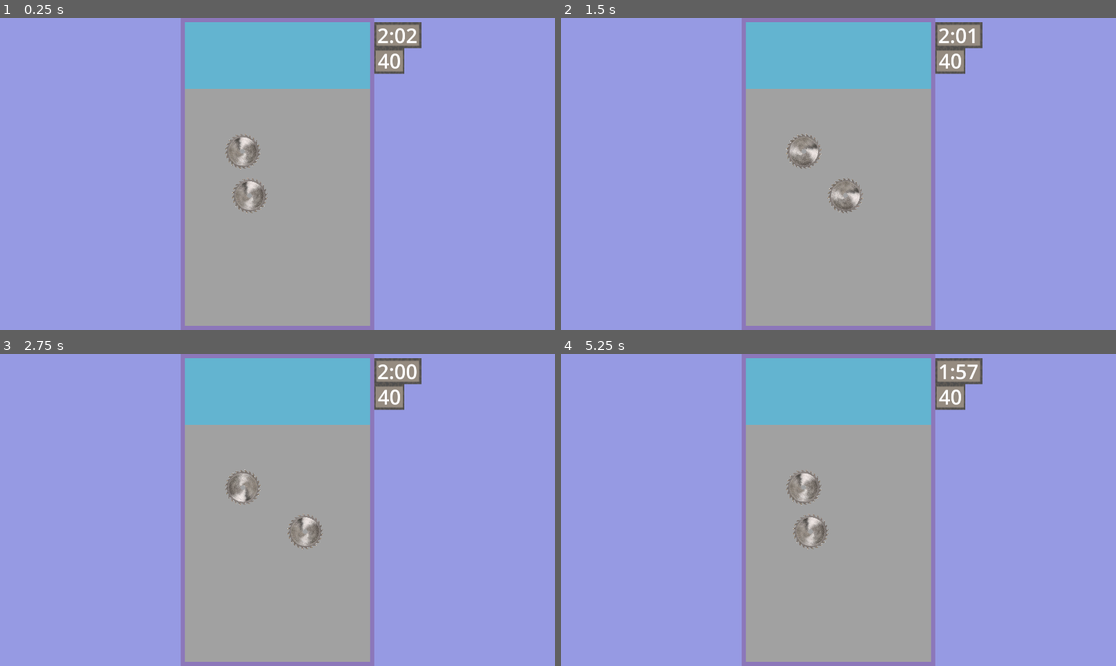
Above: before the commit, frames 1-4 (two rows, left to right).
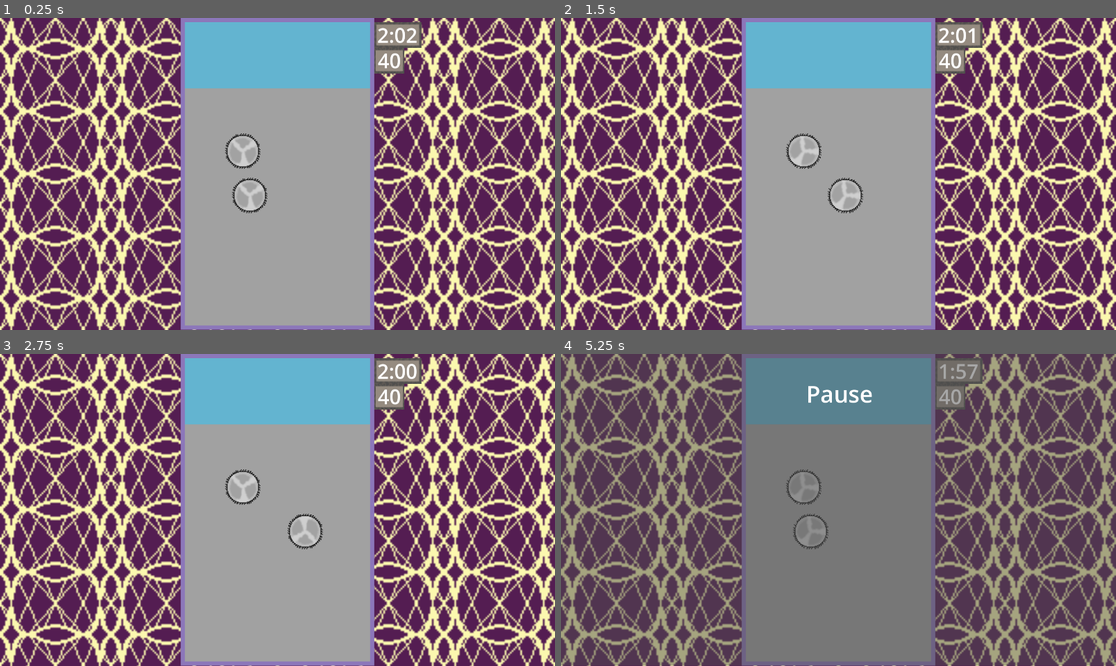
Above: after the commit, the same moments.

Repository: Awesomeness7/UNC-24-Fall-Jam-Senator-Pit
Game: Godot game, scene res://Scenes/main.tscn
Two runs of this game, one before a commit and one after it. Both use one fixed random seed, a clock stepped at 60 frames per second and the inputs below. Before the commit the project starts from res://Scenes/mainEnvironment.tscn.
Inputs (mouse positions are in pixels of both pictures, inside the frame that each line leads up to):
- Up to frame 1 (0.25 s): no input
- Up to frame 2 (1.5 s): move the mouse to (960, 158) at 0.52 s; click (960, 158) at 0.67 s; move the mouse to (727, 189) at 1.27 s; click (727, 189) at 1.42 s
- Up to frame 3 (2.75 s): move the mouse to (333, 441) at 2.02 s; click (333, 441) at 2.17 s
- Up to frame 4 (5.25 s): move the mouse to (810, 572) at 2.77 s; click (810, 572) at 2.92 s; move the mouse to (1005, 556) at 3.52 s; click (1005, 556) at 3.67 s; tap Escape (escape, bound only after the commit) at 4.15 s; move the mouse to (672, 463) at 4.27 s; click (672, 463) at 4.42 s; move the mouse to (866, 510) at 5.02 s; click (866, 510) at 5.17 s

The runs differ from the first frame. In frame 1, 65% of the frame differs, in the area x 0-100%, y 0-100%; in frame 2, 65%; in frame 3, 65%; in frame 4, 99%.

Commit message:
Added proper animation for sawblades

Diff:
--- a/Scenes/CommonScenes/Hazards/sawblade.tscn
+++ b/Scenes/CommonScenes/Hazards/sawblade.tscn
@@ -1,10 +1,48 @@
-[gd_scene load_steps=4 format=3 uid="uid://lqp2gomgmv2r"]
+[gd_scene load_steps=7 format=3 uid="uid://lqp2gomgmv2r"]
 
 [ext_resource type="Script" path="res://Scripts/sawblade.gd" id="1_d4k5j"]
-[ext_resource type="Texture2D" uid="uid://fiyc3hsnx78m" path="res://Sprites/temporarySawblade.png" id="2_2wsij"]
+[ext_resource type="Texture2D" uid="uid://cwwqycfxo4ycl" path="res://Sprites/sawbladeSpinCycle.bmp" id="2_57khk"]
 
 [sub_resource type="CircleShape2D" id="CircleShape2D_6yprw"]
 radius = 587.532
+
+[sub_resource type="Animation" id="Animation_b5fba"]
+resource_name = "spinny"
+length = 0.15
+loop_mode = 1
+tracks/0/type = "value"
+tracks/0/imported = false
+tracks/0/enabled = true
+tracks/0/path = NodePath("Sprite2D:frame")
+tracks/0/interp = 1
+tracks/0/loop_wrap = true
+tracks/0/keys = {
+"times": PackedFloat32Array(0, 0.0333333, 0.0666667, 0.1, 0.133333),
+"transitions": PackedFloat32Array(1, 1, 1, 1, 1),
+"update": 1,
+"values": [0, 1, 1, 2, 2]
+}
+
+[sub_resource type="Animation" id="Animation_lrec8"]
+length = 0.001
+tracks/0/type = "value"
+tracks/0/imported = false
+tracks/0/enabled = true
+tracks/0/path = NodePath("Sprite2D:frame")
+tracks/0/interp = 1
+tracks/0/loop_wrap = true
+tracks/0/keys = {
+"times": PackedFloat32Array(0),
+"transitions": PackedFloat32Array(1),
+"update": 1,
+"values": [0]
+}
+
+[sub_resource type="AnimationLibrary" id="AnimationLibrary_y2ixh"]
+_data = {
+"RESET": SubResource("Animation_lrec8"),
+"spinny": SubResource("Animation_b5fba")
+}
 
 [node name="sawblade" type="Node2D"]
 position = Vector2(64, 64)
@@ -18,4 +56,11 @@
 shape = SubResource("CircleShape2D_6yprw")
 
 [node name="Sprite2D" type="Sprite2D" parent="CharacterBody2D"]
-texture = ExtResource("2_2wsij")
+scale = Vector2(24.2947, 24.2947)
+texture = ExtResource("2_57khk")
+hframes = 3
+
+[node name="AnimationPlayer" type="AnimationPlayer" parent="CharacterBody2D"]
+libraries = {
+"": SubResource("AnimationLibrary_y2ixh")
+}
--- a/Scenes/CommonScenes/InterfaceElements/senatorCounter.gd
+++ b/Scenes/CommonScenes/InterfaceElements/senatorCounter.gd
@@ -11,7 +11,7 @@
 	senatorsRemainingLabel = get_node("./senatorsRemaining")
 
 # Called every frame. 'delta' is the elapsed time since the previous frame.
-func _process(delta: float) -> void:
+func _process(_delta: float) -> void:
 	pass
 
 func senatorPlaced():
--- a/Scenes/LevelOne/levelOne.tscn
+++ b/Scenes/LevelOne/levelOne.tscn
@@ -22,3 +22,4 @@
 senatorsRemaining = 40
 
 [connection signal="senatorPlaced" from="pitGeneric" to="senatorCounter" method="senatorPlaced"]
+[connection signal="senatorsDepleted" from="senatorCounter" to="." method="senatorsDepleted"]
--- /dev/null
+++ b/Scenes/main.tscn
@@ -0,0 +1,55 @@
+[gd_scene load_steps=5 format=3 uid="uid://jj6nbq41t02g"]
+
+[ext_resource type="Script" path="res://Scripts/main.gd" id="1_2wllb"]
+[ext_resource type="PackedScene" uid="uid://id4r10exgoa6" path="res://Scenes/LevelOne/levelOne.tscn" id="2_anvor"]
+[ext_resource type="Texture2D" uid="uid://cjdel8qrqyxbe" path="res://Sprites/backgroundTiling.bmp" id="2_awryi"]
+
+[sub_resource type="LabelSettings" id="LabelSettings_iayba"]
+font_size = 80
+
+[node name="main" type="Node2D"]
+position = Vector2(0, -1)
+script = ExtResource("1_2wllb")
+
+[node name="background" type="Node2D" parent="."]
+
+[node name="placeholderSprite" type="ColorRect" parent="background"]
+offset_right = 1920.0
+offset_bottom = 1080.0
+color = Color(0.588128, 0.603388, 0.888314, 1)
+metadata/_edit_use_anchors_ = true
+
+[node name="TextureRect" type="TextureRect" parent="background"]
+offset_right = 1920.0
+offset_bottom = 1080.0
+scale = Vector2(6, 6)
+texture = ExtResource("2_awryi")
+expand_mode = 2
+stretch_mode = 1
+
+[node name="pitFrame" type="Node2D" parent="."]
+position = Vector2(625, 0)
+
+[node name="placeholderSprite" type="ColorRect" parent="pitFrame"]
+offset_right = 670.0
+offset_bottom = 1080.0
+color = Color(0.54987, 0.468534, 0.728277, 1)
+
+[node name="activeLevel" parent="." instance=ExtResource("2_anvor")]
+position = Vector2(640, 15)
+
+[node name="pauseMenu" type="Node2D" parent="."]
+visible = false
+
+[node name="dimmerRect" type="ColorRect" parent="pauseMenu"]
+offset_right = 1920.0
+offset_bottom = 1080.0
+color = Color(0.301961, 0.301961, 0.301961, 0.494118)
+
+[node name="Label" type="Label" parent="pauseMenu"]
+offset_left = 848.0
+offset_top = 83.0
+offset_right = 1079.0
+offset_bottom = 193.0
+text = "Pause"
+label_settings = SubResource("LabelSettings_iayba")
--- a/Scenes/mainEnvironment.tscn
+++ /dev/null
@@ -1,24 +0,0 @@
-[gd_scene load_steps=2 format=3 uid="uid://jj6nbq41t02g"]
-
-[ext_resource type="PackedScene" uid="uid://id4r10exgoa6" path="res://Scenes/LevelOne/levelOne.tscn" id="1_ki5aj"]
-
-[node name="gameplayLevel" type="Node2D"]
-
-[node name="background" type="Node2D" parent="."]
-
-[node name="placeholderSprite" type="ColorRect" parent="background"]
-offset_right = 1920.0
-offset_bottom = 1080.0
-color = Color(0.588128, 0.603388, 0.888314, 1)
-metadata/_edit_use_anchors_ = true
-
-[node name="pitFrame" type="Node2D" parent="."]
-position = Vector2(625, 0)
-
-[node name="placeholderSprite" type="ColorRect" parent="pitFrame"]
-offset_right = 670.0
-offset_bottom = 1080.0
-color = Color(0.54987, 0.468534, 0.728277, 1)
-
-[node name="Node2D" parent="." instance=ExtResource("1_ki5aj")]
-position = Vector2(640, 15)
--- a/Scripts/levelClock.gd
+++ b/Scripts/levelClock.gd
@@ -18,7 +18,7 @@
 		timeRemaining -= delta
 
 		if timeRemaining > 10:
-			timeRemainingLabel.text = "%d:%02d" % [(int(timeRemaining) / 60), int (timeRemaining) % 60]
+			timeRemainingLabel.text = "%d:%02d" % [int (timeRemaining / 60), int (timeRemaining) % 60]
 		elif ((timeRemaining <= 10) && (timeRemaining > 0)):
 			timeRemainingLabel.text = "%0.2f" % timeRemaining
 		elif (timeRemaining <= 0):
--- a/Scripts/levelOne.gd
+++ b/Scripts/levelOne.gd
@@ -5,5 +5,11 @@
 	pass # Replace with function body.
 
 # Called every frame. 'delta' is the elapsed time since the previous frame.
-func _process(delta: float) -> void:
+func _process(_delta: float) -> void:
 	pass
+
+func gameOver(condition) -> void:
+	print(condition)
+
+func senatorsDepleted() -> void:
+	gameOver(0)
--- /dev/null
+++ b/Scripts/main.gd
@@ -0,0 +1,27 @@
+extends Node2D
+
+var activeLevel
+var pauseMenu: Node2D
+
+var paused = false
+
+# Called when the node enters the scene tree for the first time.
+func _ready() -> void:
+	activeLevel = get_node("./activeLevel")
+	pauseMenu = get_node("./pauseMenu")
+
+func togglePauseMenu() -> void:
+	paused = !paused
+
+	if paused:
+		pauseMenu.visible = true
+	else:
+		pauseMenu.visible = false
+
+# Called every frame. 'delta' is the elapsed time since the previous frame.
+func _process(_delta: float) -> void:
+	pass
+
+func _input(event):
+	if event.is_action_pressed("escape"):
+		togglePauseMenu()
--- a/Scripts/sawblade.gd
+++ b/Scripts/sawblade.gd
@@ -1,6 +1,10 @@
 extends CharacterBody2D
 
-@export var rotationsPerSecond = 1
+var animation
+
+func _ready() -> void:
+	animation = $AnimationPlayer
+	animation.play("spinny")
 
 func _physics_process(delta: float) -> void:
-	rotation += rotationsPerSecond * delta * 2 * PI
+	pass
--- a/project.godot
+++ b/project.godot
@@ -11,7 +11,7 @@
 [application]
 
 config/name="UNC Game Jam Fall 24 Senator Pit"
-run/main_scene="res://Scenes/mainEnvironment.tscn"
+run/main_scene="res://Scenes/main.tscn"
 config/features=PackedStringArray("4.3", "GL Compatibility")
 config/icon="res://Sprites/icon.svg"
 
@@ -21,6 +21,16 @@
 window/size/viewport_height=1080
 window/size/mode=3
 
+[input]
+
+escape={
+"deadzone": 0.5,
+"events": [Object(InputEventKey,"resource_local_to_scene":false,"resource_name":"","device":-1,"window_id":0,"alt_pressed":false,"shift_pressed":false,"ctrl_pressed":false,"meta_pressed":false,"pressed":false,"keycode":0,"physical_keycode":4194305,"key_label":0,"unicode":0,"location":0,"echo":false,"script":null)
+, Object(InputEventKey,"resource_local_to_scene":false,"resource_name":"","device":-1,"window_id":0,"alt_pressed":false,"shift_pressed":false,"ctrl_pressed":false,"meta_pressed":false,"pressed":false,"keycode":0,"physical_keycode":4194309,"key_label":0,"unicode":0,"location":0,"echo":false,"script":null)
+, Object(InputEventKey,"resource_local_to_scene":false,"resource_name":"","device":-1,"window_id":0,"alt_pressed":false,"shift_pressed":false,"ctrl_pressed":false,"meta_pressed":false,"pressed":false,"keycode":0,"physical_keycode":32,"key_label":0,"unicode":32,"location":0,"echo":false,"script":null)
+]
+}
+
 [rendering]
 
 renderer/rendering_method="gl_compatibility"
Binary file added: Sprites/backgroundTiling.bmp
Not shown, added: Sprites/backgroundTiling.bmp.import
Binary file added: Sprites/sawbladeSpinCycle.bmp
Not shown, added: Sprites/sawbladeSpinCycle.bmp.import
